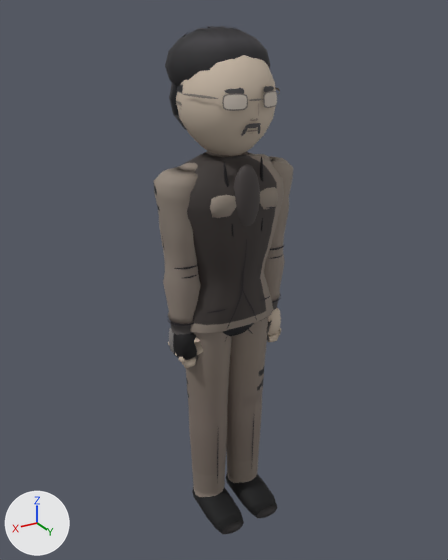
A saved change to the glTF model assets/models/iwashiro_a.glb.
Both versions are drawn from a camera (50 mm lens) standing at (1.134, 1.873, 1.966) and looking at (-0.008, -0.03, 1.015). The lights are fixed; the arrows at lower left show +X, +Y and +Z. The picture after the commit comes second. Vertices at exactly the same position are counted once.

The first picture shows 'Body'.
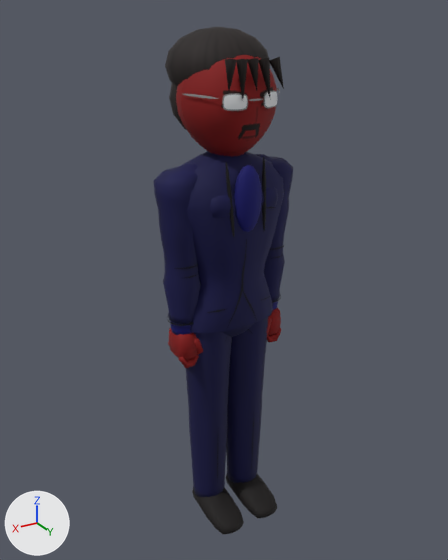
What differs and where, as boxes (x1, y1, x2, y2) in the pictures (448 x 560 px; the box of a moved part takes in the faces that stretch with it):
'Body', reshaped
    before: (153, 26, 293, 534)
    after: (153, 27, 293, 534)
'HairLoose', added
    after: (225, 57, 284, 100)
'Glasses', added
    after: (183, 88, 280, 111)
part 1 of me_mesh_0, deleted
    before: (183, 86, 280, 136)
part 2 of me_mesh_0, moved or reshaped
    before: (176, 26, 276, 236)
    after: (176, 55, 277, 237)
part 3 of me_mesh_0, recoloured (grey to blue)
    both: (153, 27, 293, 534)

What changed in the scene script:
```text
Add mat_material_1:
    mat_material_1 = bpy.data.materials.new('Material_1')
    mat_material_1.use_nodes = True; mat_material_1.node_tree.nodes.clear()
    _N = mat_material_1.node_tree.nodes; _L = mat_material_1.node_tree.links
    n0 = _N.new('ShaderNodeBsdfPrincipled'); n0.name = 'Principled BSDF'
    n0.inputs[1].default_value = 0.6  # 'Metallic'
    n0.inputs[2].default_value = 0.2  # 'Roughness'
    n1 = _N.new('ShaderNodeOutputMaterial'); n1.name = 'Material Output'
    n2 = _N.new('ShaderNodeVertexColor'); n2.name = 'Color Attribute'
    _L.new(n0.outputs[0], n1.inputs[0])  # 'BSDF' to 'Surface'
    _L.new(n2.outputs[0], n0.inputs[0])  # 'Color' to 'Base Color'
Change me_mesh_0:
    used by ob_body; location = (0.0, 0.0, 0.0)
    remove me_mesh_0.from_pydata(...)  # 4757 vertices, 8420 faces; spans x -0.28..0.28, y -0.23..0.22, z -0.02..1.93
    add me_mesh_0.from_pydata(...)  # 3515 vertices, 6484 faces; spans x -0.28..0.28, y -0.23..0.22, z -0.02..1.93
    me_mesh_0 part 1: 25 loose pieces with 1147 vertices, spanning x -0.18..0.18, y 0.02..0.18, z 1.6..1.75, are deleted
    me_mesh_0 part 2: 139 vertices moved within x -0.14..0.14, y -0.14..0.17, z 1.25..1.81; 486 vertices removed from x -0.16..0.16, y -0.22..0.17, z 1.26..1.93; 391 vertices added at x -0.17..0.17, y -0.17..0.17, z 1.26..1.88
    me_mesh_0 part 3: 5513 kept faces spanning x -0.28..0.28, y -0.23..0.22, z -0.02..1.93 get new vertex colours
    other edits to the shape of me_mesh_0 do not show in these pictures
Add me_mesh_2:
    me_mesh_2.from_pydata(...)  # 35 vertices, 30 faces; spans x -0.102..0.105, y 0.144..0.187, z 1.711..1.84
    me_mesh_2.materials.append(mat_material_0)
Add me_mesh_1:
    me_mesh_1.from_pydata(...)  # 373 vertices, 610 faces; spans x -0.179..0.179, y 0.019..0.183, z 1.684..1.736
    me_mesh_1.materials.append(mat_material_1)
Add ob_hairloose:
    ob_hairloose = bpy.data.objects.new('HairLoose', me_mesh_2)
    ob_hairloose.location = (0.0, 0.0, 0.0)
Add ob_glasses:
    ob_glasses = bpy.data.objects.new('Glasses', me_mesh_1)
    ob_glasses.location = (0.0, 0.0, 0.0)
```
